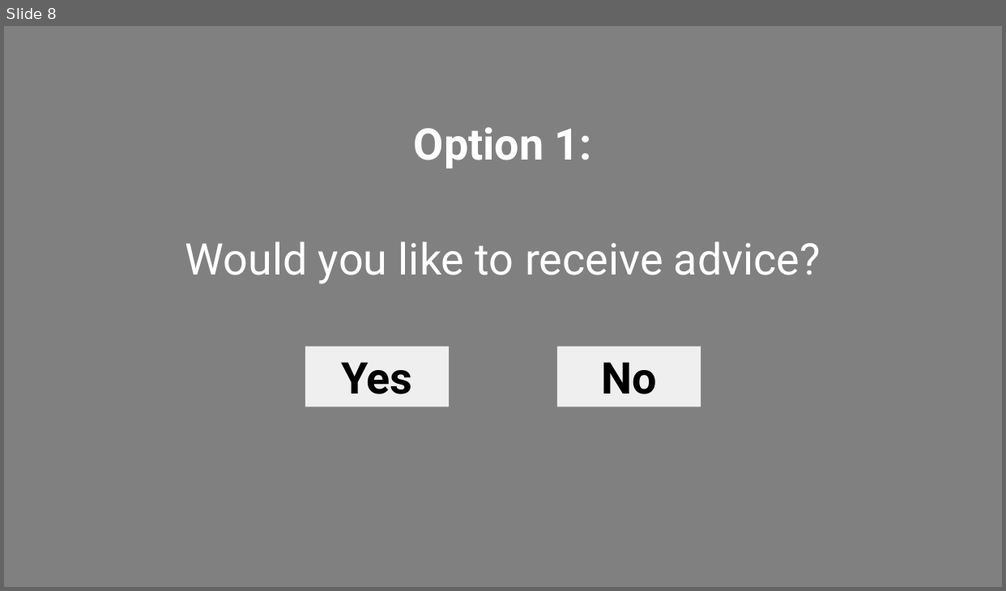
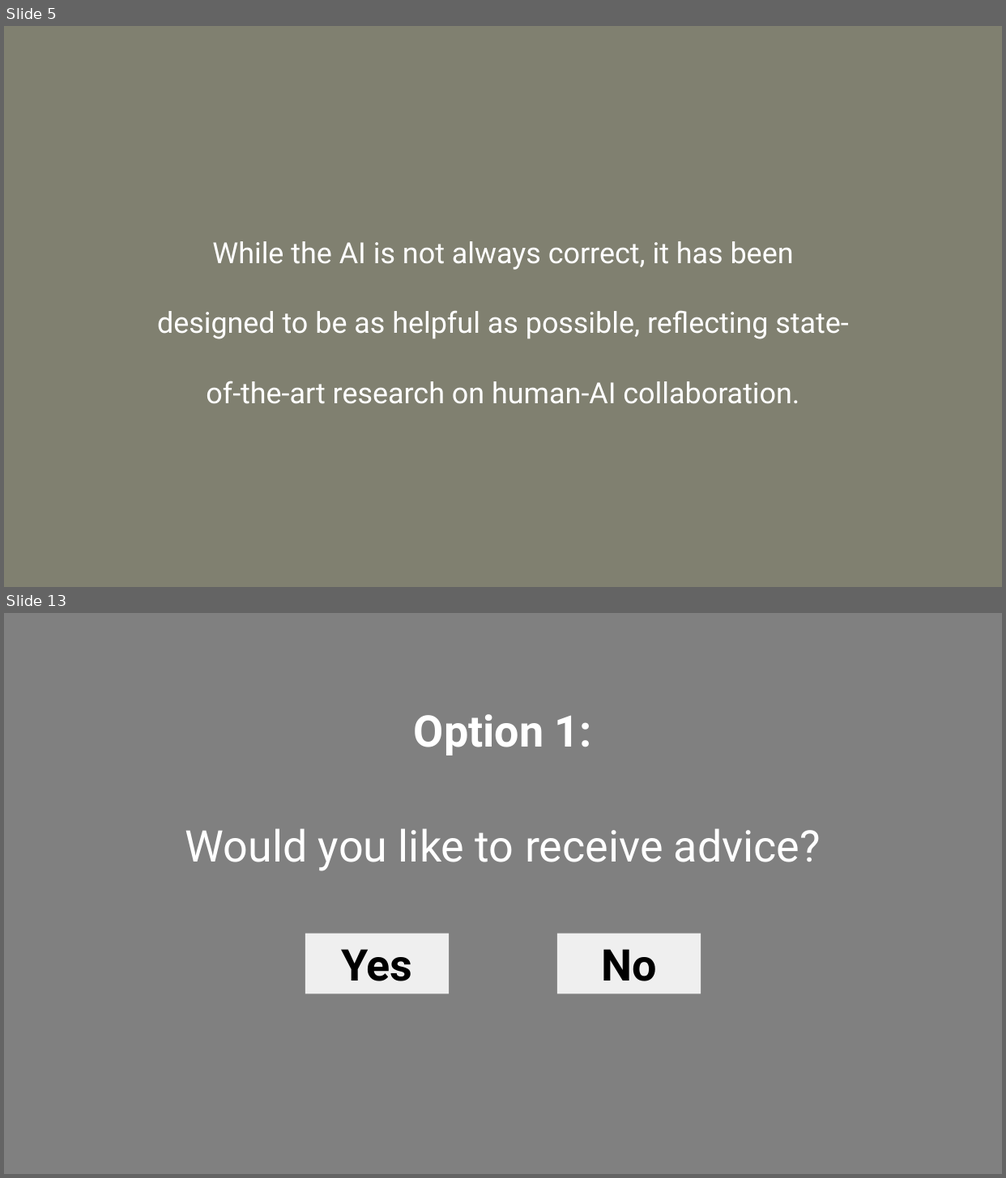
Before and after one commit to Davidson-MJ/js_ArtificialDotsAdvice, a slide deck: instruction-images/expInstructions.pptx. Shown one above the other, each under a label of ours: slide 8 before the commit, slides 5 and 13 after it; the slides between them are not shown. The pictures are 1006x591 and 1006x1178 pixels, drawn with LibreOffice and Linux fonts; fonts in the diff are those of the drawing. Boxes give left, top, right and bottom in pixels: in the first picture for what was removed or moved away, otherwise in the second. Text is boxed around its words. In the diff, an @@ line names an element or a change of style, - is before the commit and + after.

```diff
--- a/instruction-images/expInstructions.pptx
+++ b/instruction-images/expInstructions.pptx
@@ slide 5 added at (4, 26, 1002, 587), background #808070 @@
@@ text added at (157, 241, 848, 404), 28 pt, text #FFFFFF @@
+While the AI is not always correct, it has been designed to be as helpful as possible, reflecting state-of-the-art research on human-AI collaboration.
@@ what was slide 8 is now slide 13 @@
```
Also in this commit, not shown: 7 slides changed, 4 other slides added, 31 other files.
